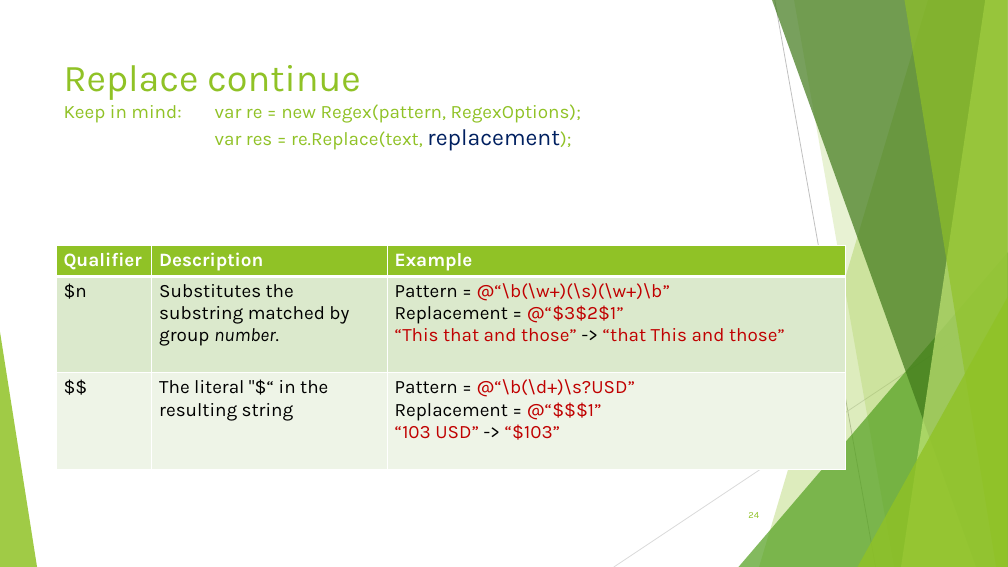
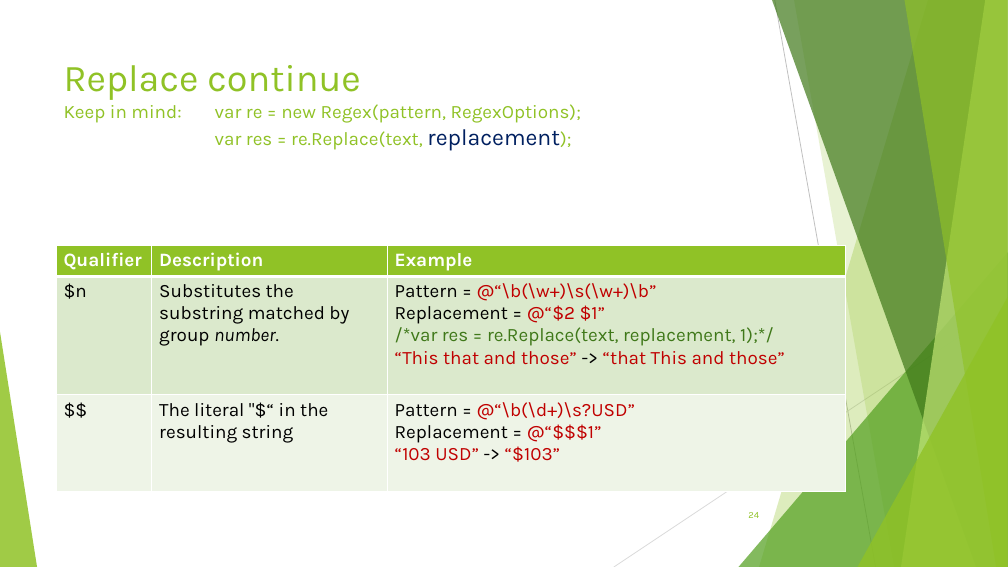
Before and after one commit to avifarah/RegularExpressionsTalk, a slide deck: slide 24 of Regular expression.pptx. Drawn at 1008x567 pixels with LibreOffice and Linux fonts; fonts in the diff are those of the drawing. Boxes give left, top, right and bottom in pixels: in the first picture for what was removed or moved away, otherwise in the second. Text is boxed around its words. In the diff, an @@ line names an element or a change of style, - is before the commit and + after.

```diff
--- a/Regular expression.pptx
+++ b/Regular expression.pptx
@@ table at bbox=[56, 246, 846, 496] @@
-row 2, column 3: Pattern = @“\b(\w+)(\s)(\w+)\b” / Replacement = @“$3$2$1” / “This that and those” -> “that This and those”
+row 2, column 3: Pattern = @“\b(\w+)\s(\w+)\b” / Replacement = @“$2 $1” /*var res = re.Replace(text, replacement, 1);*/ / “This that and those” -> “that This and those”
```
Also in this commit, not shown: 1 slide added, 1 other file.
